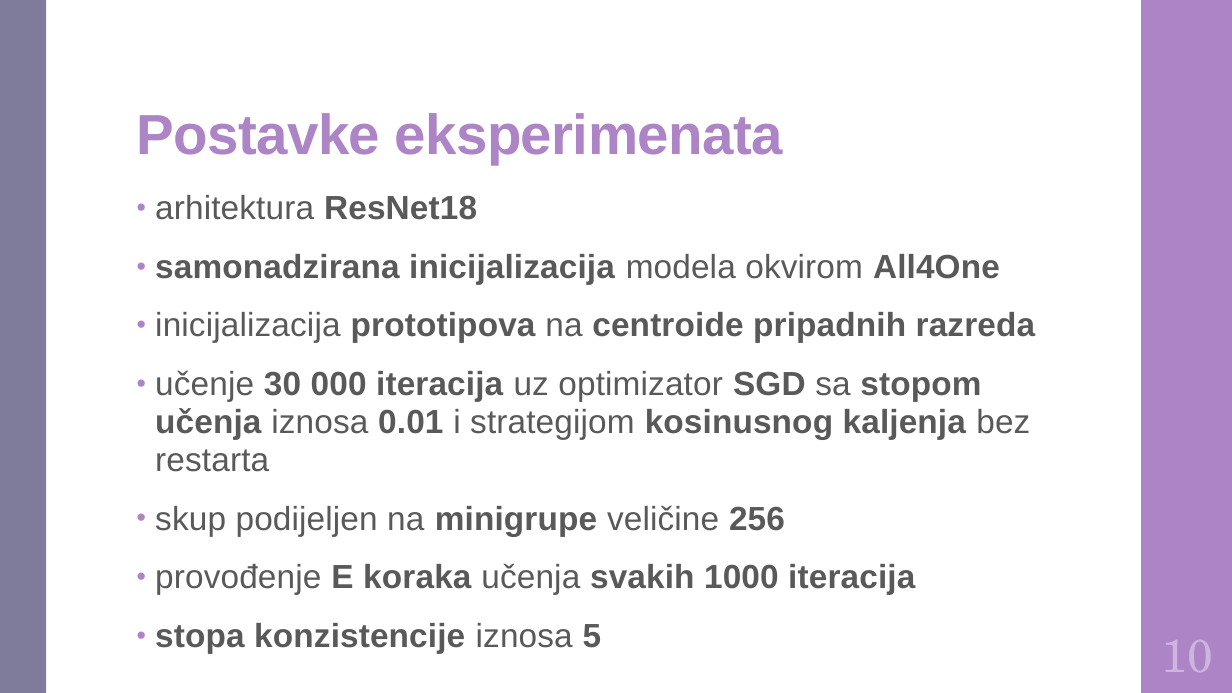
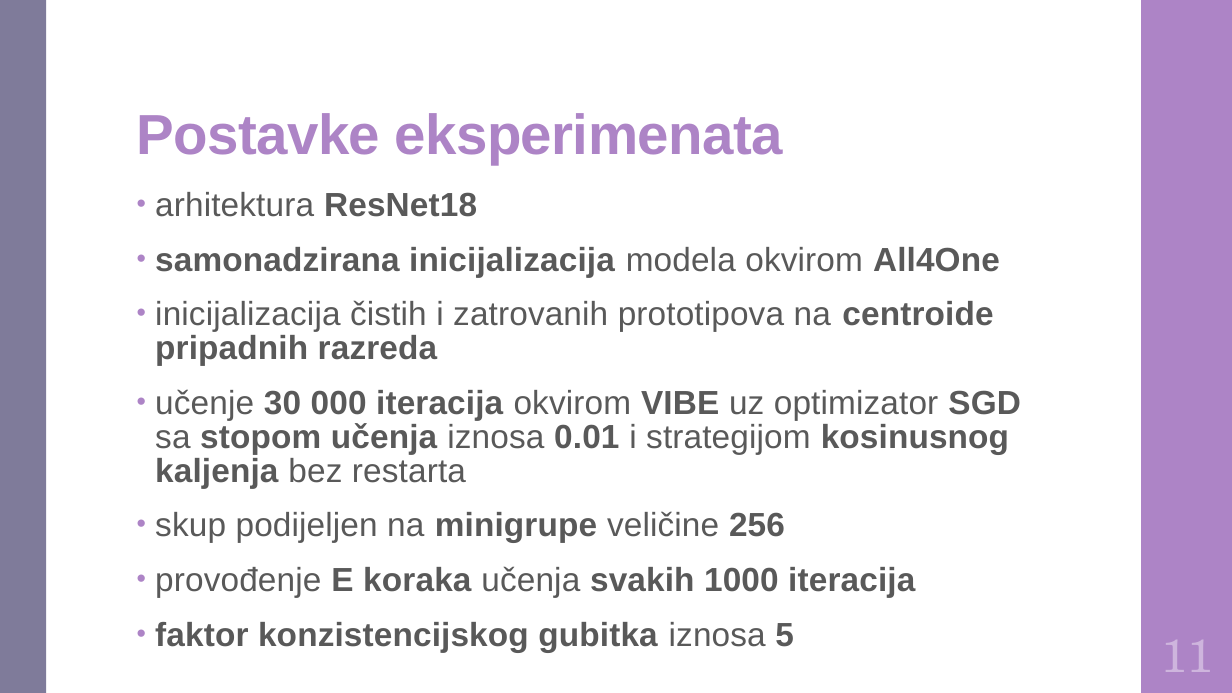
Before and after one commit to DomJamb/Diplomski-Rad-Doku, a slide deck: slide 14 of Prezentacija/Varijacijsko učenje na zašumljenim oznakama.pptx (slide 13 before the commit). Drawn at 1232x693 pixels with LibreOffice and Linux fonts; fonts in the diff are those of the drawing. Boxes give left, top, right and bottom in pixels: in the first picture for what was removed or moved away, otherwise in the second. Text is boxed around its words. In the diff, an @@ line names an element or a change of style, - is before the commit and + after.

```diff
--- a/Prezentacija/Varijacijsko učenje na zašumljenim oznakama.pptx
+++ b/Prezentacija/Varijacijsko učenje na zašumljenim oznakama.pptx
@@ text at (155, 192, 1000, 597): line spacing 0.95 to 0.85 @@
@@ text at (155, 300, 1021, 488): text changed; bold off @@
-• inicijalizacija prototipova na centroide pripadnih razreda
-• učenje 30 000 iteracija uz optimizator SGD sa stopom učenja iznosa 0.01 i strategijom kosinusnog kaljenja bez restarta
+• inicijalizacija čistih i zatrovanih prototipova na centroide pripadnih razreda
+• učenje 30 000 iteracija okvirom VIBE uz optimizator SGD sa stopom učenja iznosa 0.01 i strategijom kosinusnog kaljenja bez restarta
@@ text at (155, 622, 794, 652): text changed @@
-• stopa konzistencije iznosa 5
+• faktor konzistencijskog gubitka iznosa 5
@@ text at (1162, 640, 1213, 672): text changed @@
-10
+11
```
Also in this commit, not shown: 16 other slides changed, 2 slides added, 1 other file.
